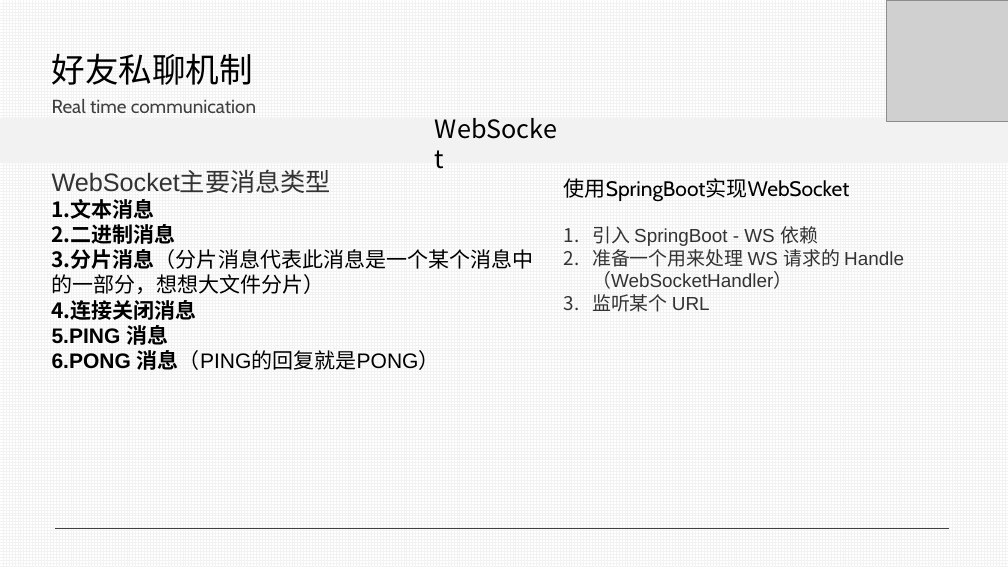
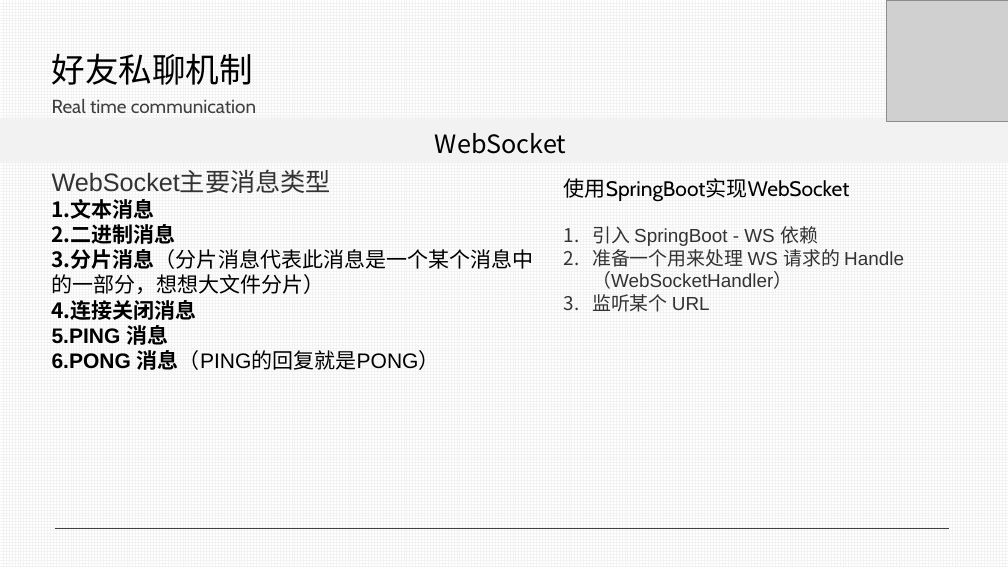
Before and after one commit to luxingzhi27/Tongji_SAD_2023_project, a slide deck: slide 18 of assignment3/期末展示.pptx. Drawn at 1008x567 pixels with LibreOffice and Linux fonts; fonts in the diff are those of the drawing; grey boxes stand for pictures. Boxes give left, top, right and bottom in pixels: in the first picture for what was removed or moved away, otherwise in the second. Text is boxed around its words. In the diff, an @@ line names an element or a change of style, - is before the commit and + after.

```diff
--- a/assignment3/期末展示.pptx
+++ b/assignment3/期末展示.pptx
@@ text "WebSocket" rewrapped from (430, 120, 563, 166) to (435, 133, 566, 154) @@
```
Also in this commit, not shown: 8 other slides changed.
